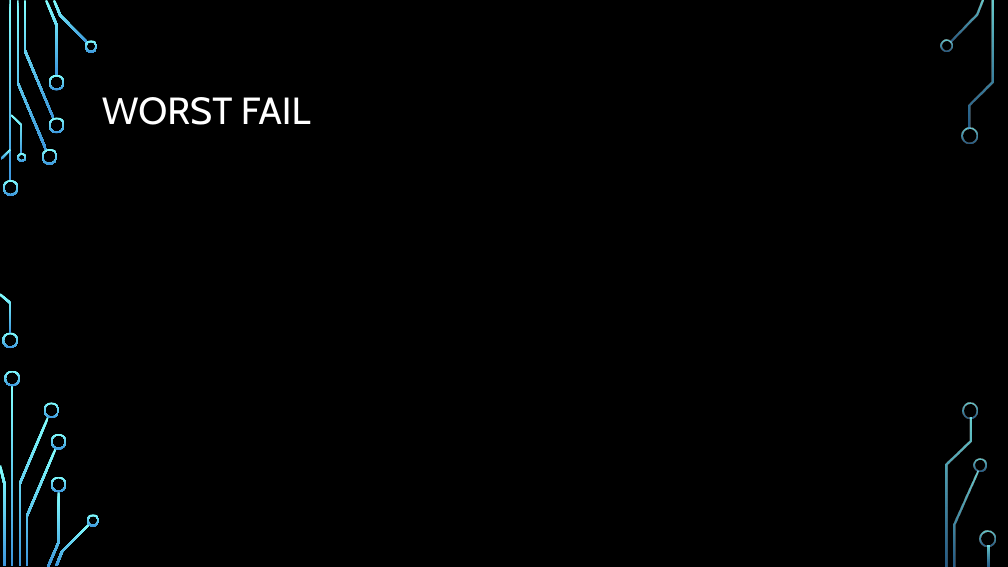
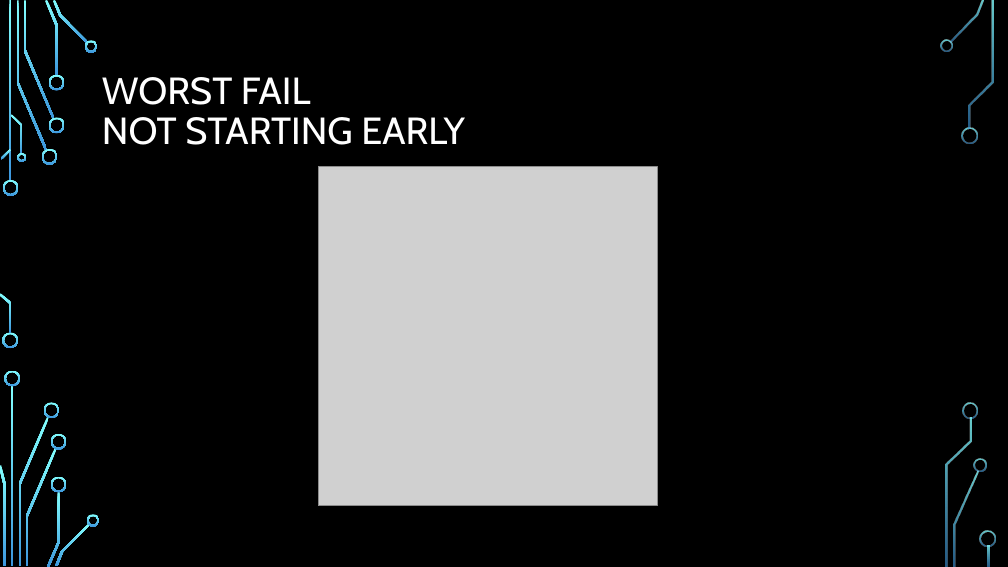
Before and after one commit to Marcel-Ag/Team_Raum-3_BakerySalesPredictions, a slide deck: slide 9 of 4_Presentation/Präsentation_Raum3.pptx (slide 8 before the commit). Drawn at 1008x567 pixels with LibreOffice and Linux fonts; fonts in the diff are those of the drawing; grey boxes stand for pictures; background and template pictures are left out. Boxes give left, top, right and bottom in pixels: in the first picture for what was removed or moved away, otherwise in the second. Text is boxed around its words. In the diff, an @@ line names an element or a change of style, - is before the commit and + after.

Commit message:
Presentation

```diff
--- a/4_Presentation/Präsentation_Raum3.pptx
+++ b/4_Presentation/Präsentation_Raum3.pptx
@@ title at [102,77,465,145]: text changed @@
-WORST FAIL
+WORST FAIL
+NOT STARTING EARLY
@@ picture added at [318,166,658,506] @@
```
Also in this commit, not shown: 2 slides added, 1 slide removed.
